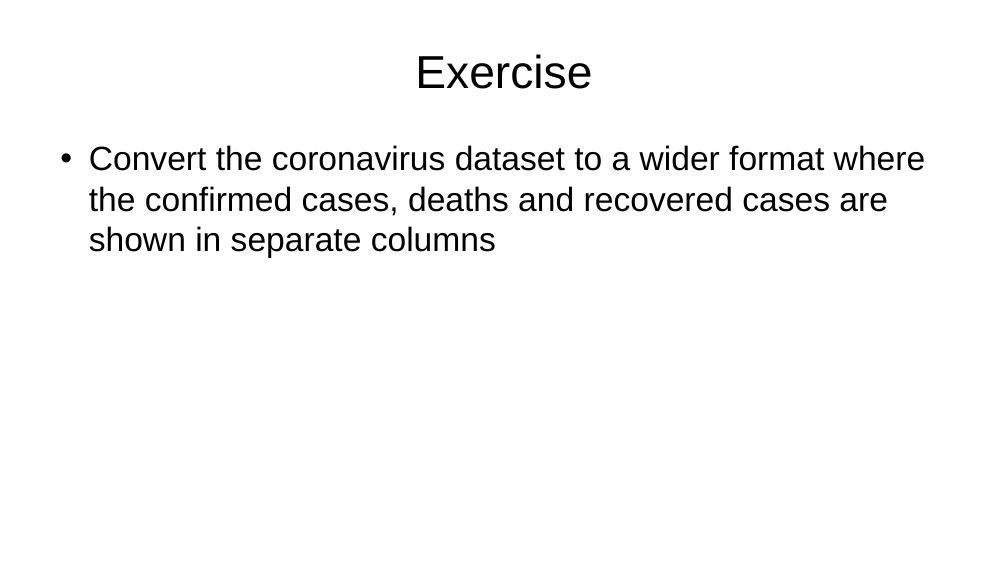
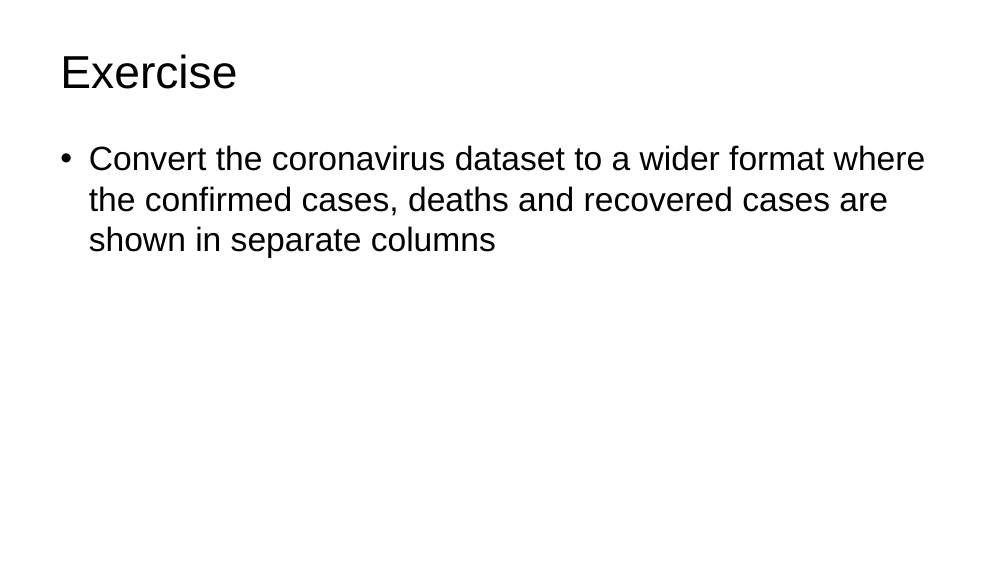
Before and after one commit to nt246/NTRES-6100-data-science, a slide deck: slide 8 of slides/Slides_tidydata.pptx (slide 4 before the commit). Drawn at 1008x567 pixels with LibreOffice and Linux fonts; fonts in the diff are those of the drawing. Boxes give left, top, right and bottom in pixels: in the first picture for what was removed or moved away, otherwise in the second. Text is boxed around its words. In the diff, an @@ line names an element or a change of style, - is before the commit and + after.

```diff
--- a/slides/Slides_tidydata.pptx
+++ b/slides/Slides_tidydata.pptx
@@ title "Exercise" at (x1=60, y1=54, x2=237, y2=89): alignment centre to left @@
```
Also in this commit, not shown: 4 slides added, 7 other files.
